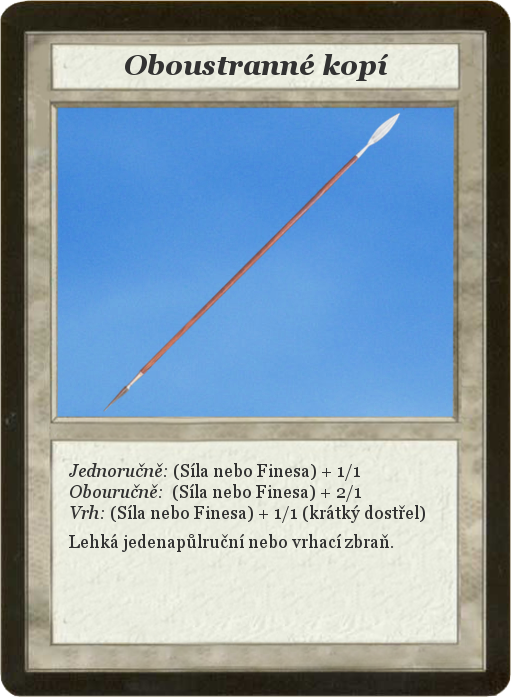
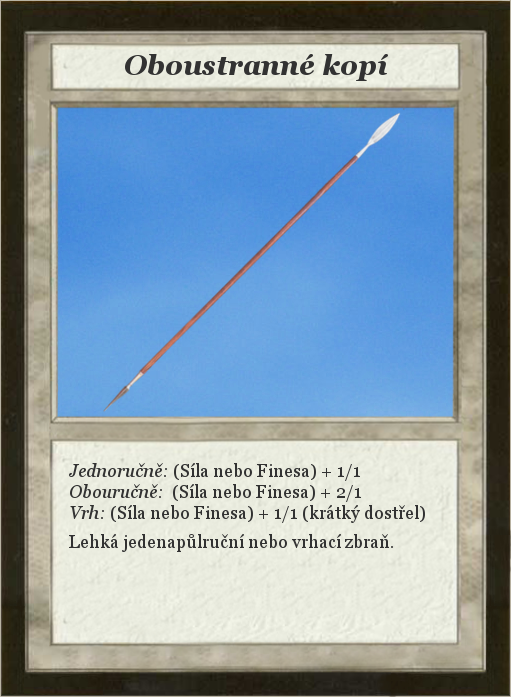
Comparing the layer stacks of the two (511, 697) images. Changes:
painted on "Card" over [0, 0, 511, 697]
